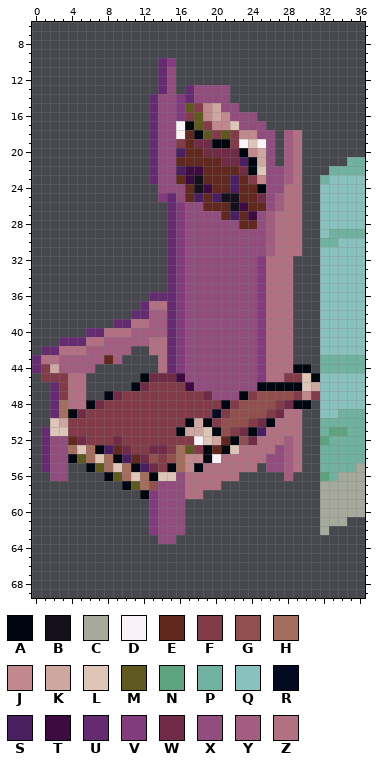
Edited in one commit: pixel-art file (Wooft/Assets/Sprites/Wooft_Isometric_Tiles_BaseBedroom.aseprite). Above, as it was before the edit.
256x256 pixels, 1 frame. Shown: x 0..36, y 6..69.
Palette (. is transparent): A #00060f  B #14111d  C #a6aa9d  D #f9f2f7  E #60281f  F #823b48  G #914f4d  H #a36e5d  J #c1898d  K #cea7a1  L #ddc5b8  M #60591f  N #5da380  P #70b29f  Q #89c1be  R #030a21  S #491f60  T #3d0b3f  U #652b70  V #823b7d  W #702b47  X #914d7d  Y #a35d80  Z #b27083
Now the later version:
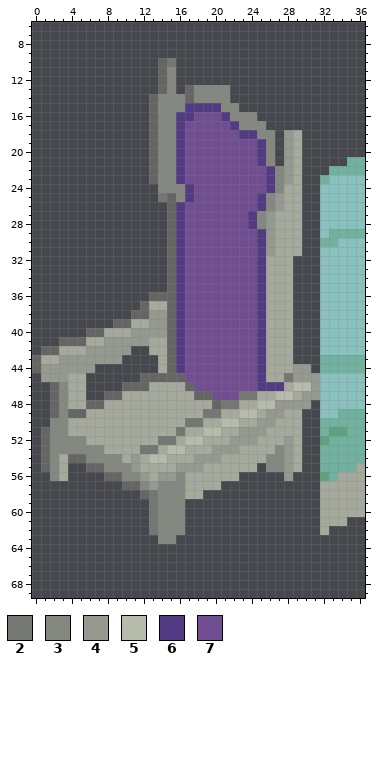
Colours new in this view: 2 #757773  3 #858881  4 #95998f  5 #b6bbac  6 #523b82  7 #714d91
What changed:
@@ palette @@
-U #652b70
+U #656664
--- layer "Layer 1"
@@ x 0..36 @@
  9 .....................................
-10 ..............UV.....................
-11 ..............UX.....................
-12 ..............UX.....................
-13 ..............UX.UXXXX...............
-14 .............UXXVUXXXX...............
-15 .............UXXVMFJKXX..............
-16 .............UXXVFMJKJXXX............
-17 .............UXXDAMFJJLXXX...........
-18 .............UXXDEAMFMFJJXX.YZ.......
-19 .............UXXFEWWAAFDLDX.YZ.......
-20 .............UXXSEEWWWWAJKX.YZ.......
-21 .............UXXEEEEEWWSAKX.YZ.....PP
-22 .............UXXSTTEEEEWALXXYZ...PPPP
-23 .............UXXETBEEESEFJXXYZ..PQQQQ
-24 ..............XXXEBTEESEEAXXZZ..QQQQQ
-25 ..............VUXESESBBEEWXYZZ..QQQQQ
-26 ...............UVXXEEEBTEEXYZZ..QQQQQ
-27 ...............UVXXXXESETXYZZZ..QQQQQ
-28 ...............UVXXXXXXEEXYZZZ..QQQQQ
-29 ...............UVXXXXXXXXXYZZZ..QPPPP
-30 ...............UVXXXXXXXXXYZZZ..PPQQQ
-31 ...............UVXXXXXXXXXYZZZ..QQQQQ
-32 ...............UVXXXXXXXXVZZZ...QQQQQ
-33 ...............UVXXXXXXXXVZZZ...QQQQQ
-34 ...............UVXXXXXXXXVZZZ...QQQQQ
-35 ...............UVXXXXXXXXVZZZ...QQQQQ
-36 .............UUUVXXXXXXXXVZZZ...QQQQQ
-37 ............UZZUVXXXXXXXXVZZZ...QQQQQ
-38 ...........UUYYUVXXXXXXXXVZZZ...QQQQQ
-39 .........UUZZYYUVXXXXXXXXVZZZ...QQQQQ
-40 ......UUZZZYYYYUVXXXXXXXXVZZZ...QQQQQ
-41 ...UUUZZYYYYYZZUVXXXXXXXXVZZZ...QQQQQ
-42 .UUZZZYYYYY..ZZUVXXXXXXXXVZZZ...QQQQQ
-43 UZZYYYYYEY....ZUVXXXXXXXXVZZZ...PPPPP
-44 UFKYYYY.......ZUVXXXXXXXXVZZZAA.PPPPP
-45 .FFFZZ......AWWWTXXXXXXXXVZZFFLAQQQQQ
-46 ..UFZZ.....AWFFFFTXXXXXXXAAAAALKQQQQQ
-47 ..UFZZ..AWFFFFFFFFFWXXXAFGGGGFJFQQQQQ
-48 ..UHZZAWFFFFFFFFFFFFFAFGGGGFWAA.QQQQQ
-49 ..UHAWFFFFFFFFFFFFFFRFGGGGFWZZ..QQPPP
-50 ..LKFFFFFFFFFFFFFAKAFGGGFWAZZZ..PPPPP
-51 .ULLFFFFFFFFFFFFAKKLAGFWASZZZZ..PNNPP
-52 .UXXEWFFFWFFFFFFFFDLKEAGWZZZYZ..NPPPP
-53 .UXXHLHASEWFFWWFHMFAEALZZZZXYZ..PPPPP
-54 .UXXAMHLHASEWGFGHJJADZZZZZXXYZ..PPPPP
-55 .UXX..AMHLHASWFAHJAZZZZZZ.XXYZ..PPPPC
-56 ..XX....AMHLHALLXZZZZZZ.....Y...NPCCC
-57 ..........AMHGXXXZZZZ...........CCCCC
-58 ............AVXXXZZ.............CCCCC
-59 .............VXXX...............CCCCC
-60 .............VXXX...............CCCCC
-61 .............VXXX...............CCC..
-62 .............VXXX...............C....
-63 ..............XX.....................
+10 ..............U2.....................
+11 ..............U3.....................
+12 ..............U3.....................
+13 ..............U3.U3333...............
+14 .............U333U3333...............
+15 .............U333666633..............
+16 .............U33667776333............
+17 .............U336777776333...........
+18 .............U3367777776633.4C.......
+19 .............U3367777777763.4C.......
+20 .............U3367777777763.4C.......
+21 .............U3367777777763.4C.....PP
+22 .............U336777777777634C...PPPP
+23 .............U336777777777634C..PQQQQ
+24 ..............33367777777763CC..QQQQQ
+25 ..............2U367777777634CC..QQQQQ
+26 ...............U677777777634CC..QQQQQ
+27 ...............U67777777634CCC..QQQQQ
+28 ...............U67777777634CCC..QQQQQ
+29 ...............U67777777764CCC..QPPPP
+30 ...............U67777777764CCC..PPQQQ
+31 ...............U67777777764CCC..QQQQQ
+32 ...............U6777777776CCC...QQQQQ
+33 ...............U6777777776CCC...QQQQQ
+34 ...............U6777777776CCC...QQQQQ
+35 ...............U6777777776CCC...QQQQQ
+36 .............UUU6777777776CCC...QQQQQ
+37 ............UCCU6777777776CCC...QQQQQ
+38 ...........UU44U6777777776CCC...QQQQQ
+39 .........UUCC44U6777777776CCC...QQQQQ
+40 ......UUCCC4444U6777777776CCC...QQQQQ
+41 ...UUUCC44444CCU6777777776CCC...QQQQQ
+42 .UUCCC44444..CCU6777777776CCC...QQQQQ
+43 UCC4444444....CU6777777776CCC...PPPPP
+44 U444444.......CU6777777776CCC44.PPPPP
+45 .444CC......UUUUU777777776CC2444QQQQQ
+46 ..U3CC....UUUCCCCU7777777666C554QQQQQ
+47 ..U3CC..UUCCCCCCCCUU77722CC55C44QQQQQ
+48 ..U3CCUUCCCCCCCCCCCCU22CC554444.QQQQQ
+49 ..U3UUCCCCCCCCCCCCC22CC55C44CC..QQPPP
+50 ..33CCCCCCCCCCCCC22CC55CC44CCC..PPPPP
+51 .U33CCCCCCCCCCCC2CC55CC444CCCC..PNNPP
+52 .U3333CCCCCCCC22C55CCC444CCC4C..NPPPP
+53 .U333333CCCC22C55CCC444CCCC34C..PPPPP
+54 .U3CUU3333C4C55CCC444CCCCC334C..PPPPP
+55 .U3C..UU3334CCCC444CCCCCC.334C..PPPPC
+56 ..3C....UU334C443CCCCCC.....4...NPCCC
+57 ..........UU34333CCCC...........CCCCC
+58 ............U2333CC.............CCCCC
+59 .............2333...............CCCCC
+60 .............2333...............CCCCC
+61 .............2333...............CCC..
+62 .............2333...............C....
+63 ..............33.....................
 64 .....................................
Changed places in both pictures, as pixel boxes (x1, y1, x2, y2):
changed: (32, 58, 320, 544)
